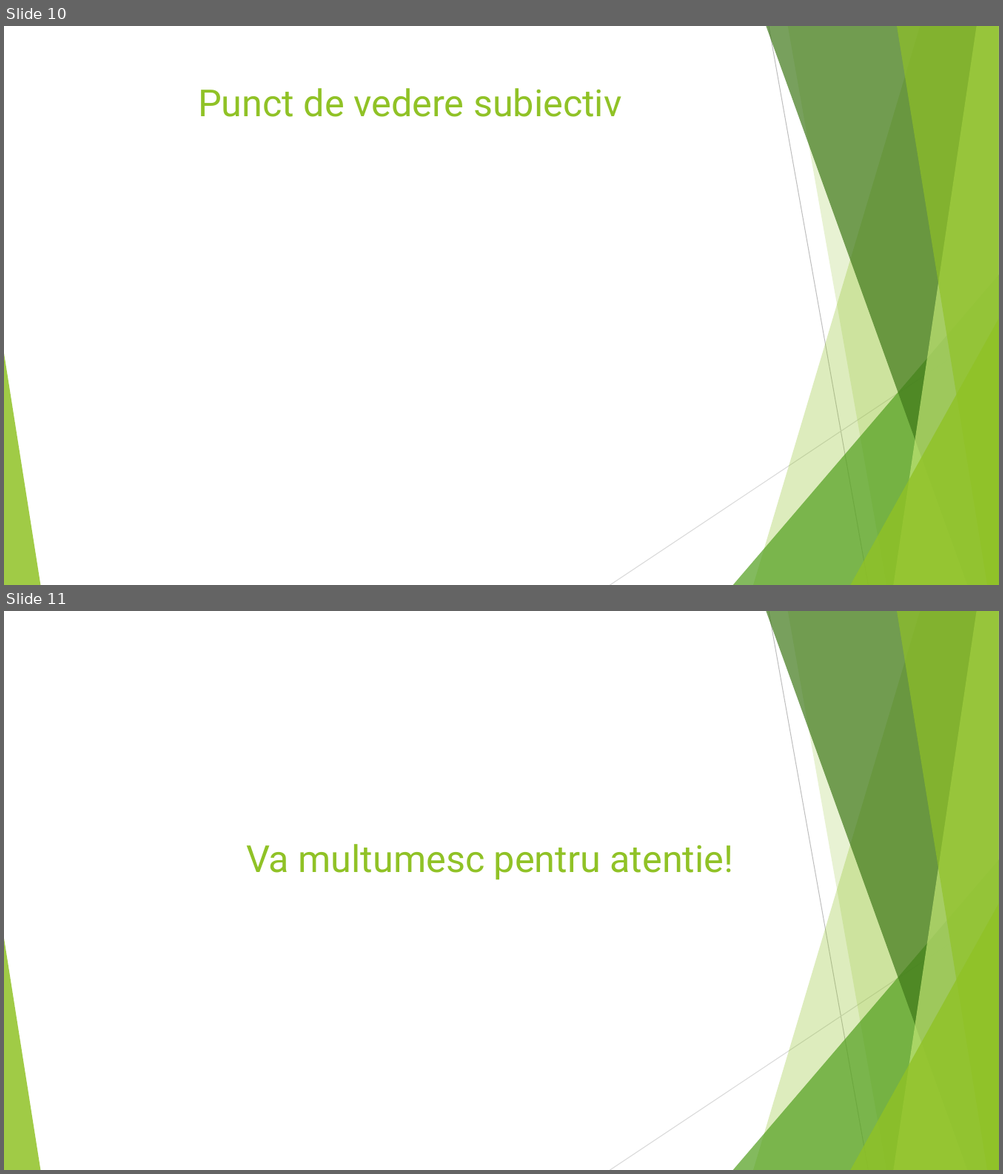
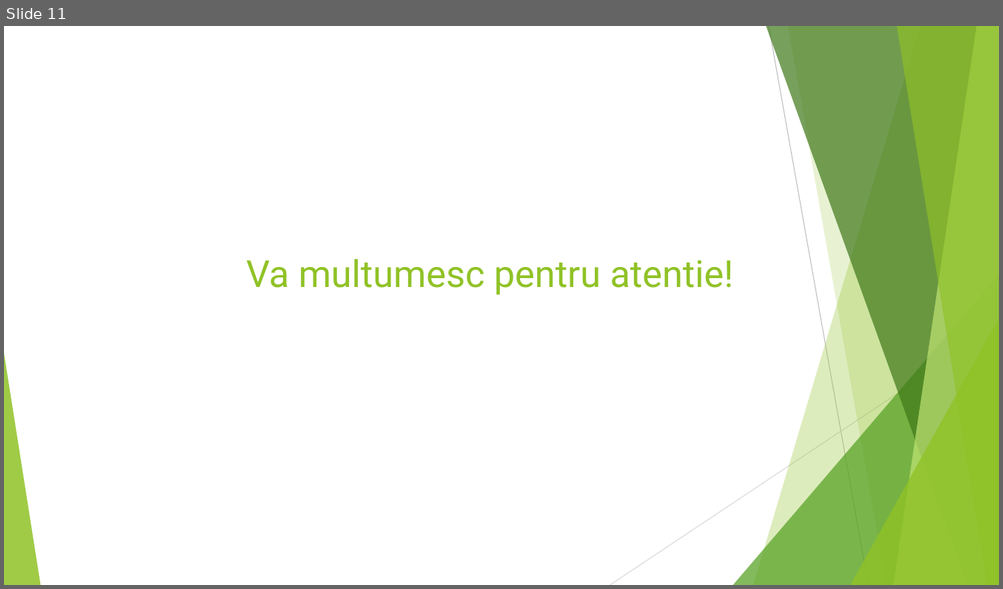
Before and after one commit to robertbutacu/bachelor-degree-work, a slide deck: presentation.pptx. Shown one above the other, each under a label of ours: slides 10 and 11 before the commit, slide 11 after it. The pictures are 1003x1174 and 1003x589 pixels, drawn with LibreOffice and Linux fonts; fonts in the diff are those of the drawing. Boxes give left, top, right and bottom in pixels: in the first picture for what was removed or moved away, otherwise in the second. Text is boxed around its words. In the diff, an @@ line names an element or a change of style, - is before the commit and + after.

```diff
--- a/presentation.pptx
+++ b/presentation.pptx
@@ slide 10 removed at (4,26,999,585), background #FFFFFF; not listed: 10 template elements that a slide beside it also shows @@
@@ title removed at (198,88,621,117) @@
-Punct de vedere subiectiv
```
Also in this commit, not shown: 1 slide changed, 1 slide added, 4 other files.
